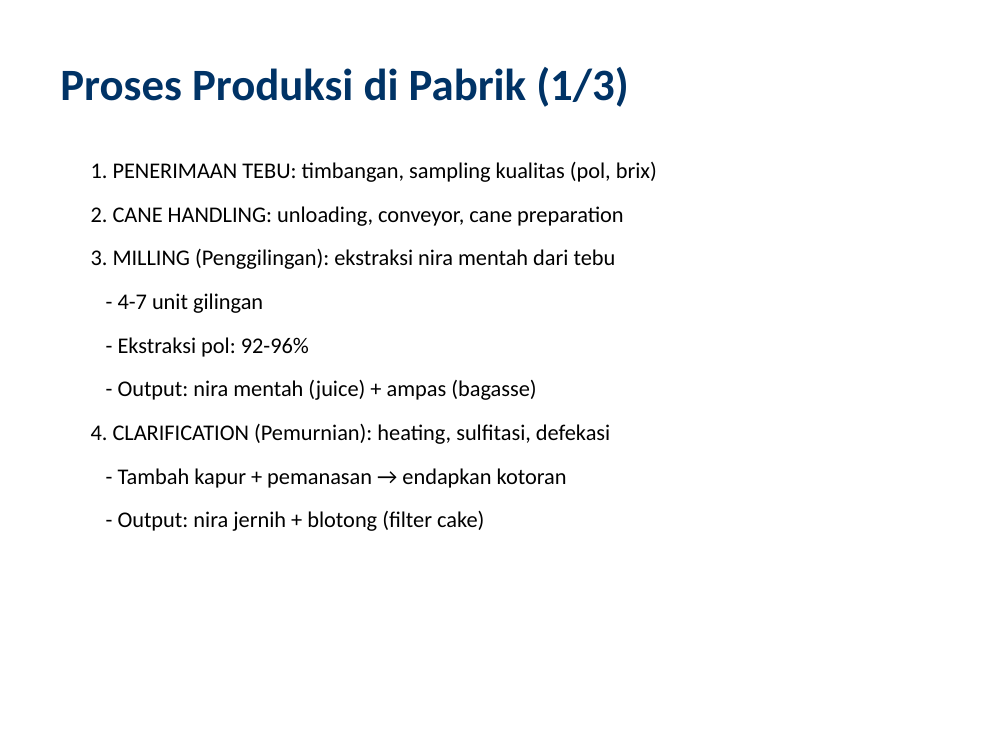
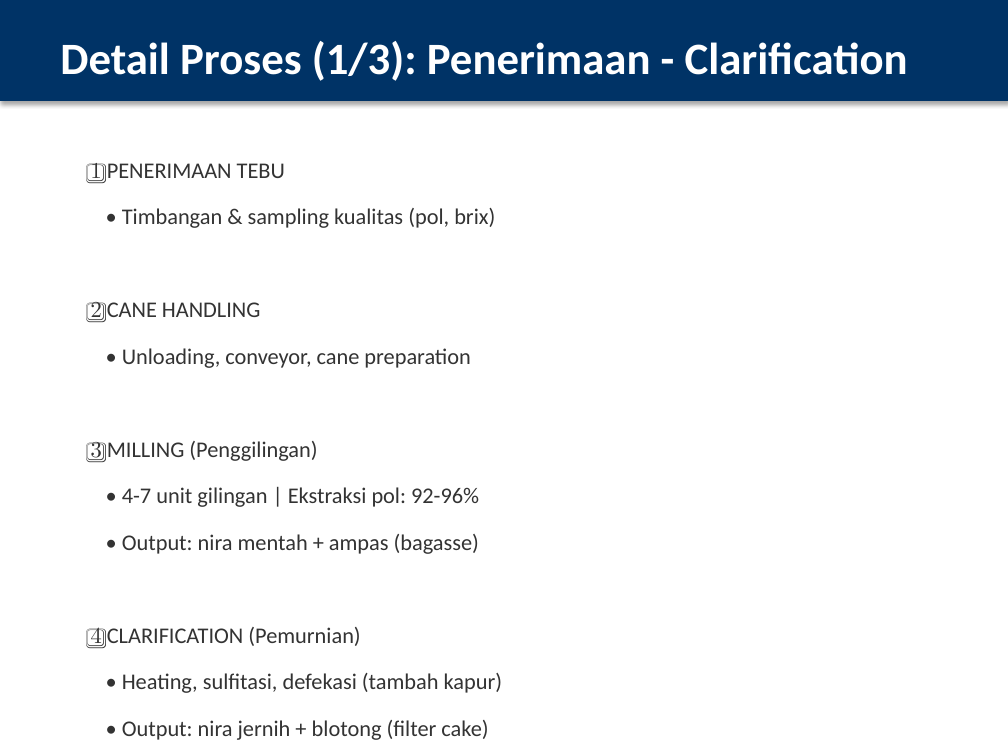
Before and after one commit to thereaintnocheaphappiness-cmyk/buat-tugas, a slide deck: slide 6 of PPT_Overview_Pabrik_Gula_IMPROVED.pptx (slide 5 before the commit). Drawn at 1008x756 pixels with LibreOffice and Linux fonts; fonts in the diff are those of the drawing. Boxes give left, top, right and bottom in pixels: in the first picture for what was removed or moved away, otherwise in the second. Text is boxed around its words. In the diff, an @@ line names an element or a change of style, - is before the commit and + after.

```diff
--- a/PPT_Overview_Pabrik_Gula_IMPROVED.pptx
+++ b/PPT_Overview_Pabrik_Gula_IMPROVED.pptx
@@ rectangle added at box(0, 0, 1008, 101), fill #003366, outline #003366 0.75 pt @@
@@ text at box(60, 41, 908, 81): text changed; text colour #003366 to #FFFFFF @@
-Proses Produksi di Pabrik (1/3)
+Detail Proses (1/3): Penerimaan - Clarification
@@ text at box(91, 163, 502, 740): text changed; text colour #000000 to #333333 @@
-1. PENERIMAAN TEBU: timbangan, sampling kualitas (pol, brix)
-2. CANE HANDLING: unloading, conveyor, cane preparation
-3. MILLING (Penggilingan): ekstraksi nira mentah dari tebu
-- 4-7 unit gilingan
-- Ekstraksi pol: 92-96%
-- Output: nira mentah (juice) + ampas (bagasse)
-4. CLARIFICATION (Pemurnian): heating, sulfitasi, defekasi
-- Tambah kapur + pemanasan → endapkan kotoran
-- Output: nira jernih + blotong (filter cake)
+1️⃣ PENERIMAAN TEBU
+• Timbangan & sampling kualitas (pol, brix)
+2️⃣ CANE HANDLING
+• Unloading, conveyor, cane preparation
+3️⃣ MILLING (Penggilingan)
+• 4-7 unit gilingan | Ekstraksi pol: 92-96%
+• Output: nira mentah + ampas (bagasse)
+4️⃣ CLARIFICATION (Pemurnian)
+• Heating, sulfitasi, defekasi (tambah kapur)
+• Output: nira jernih + blotong (filter cake)
```
Also in this commit, not shown: 15 other slides changed, 2 slides added, 1 slide removed.
